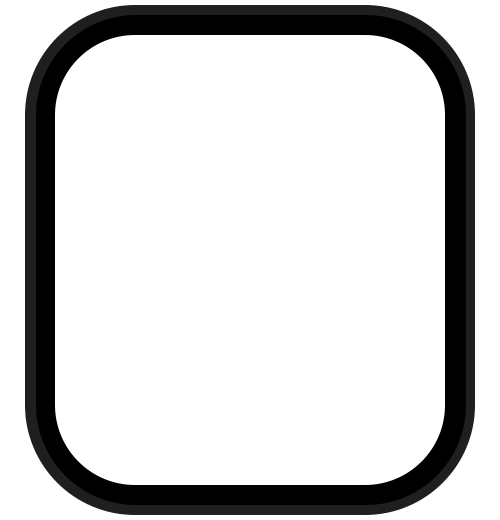
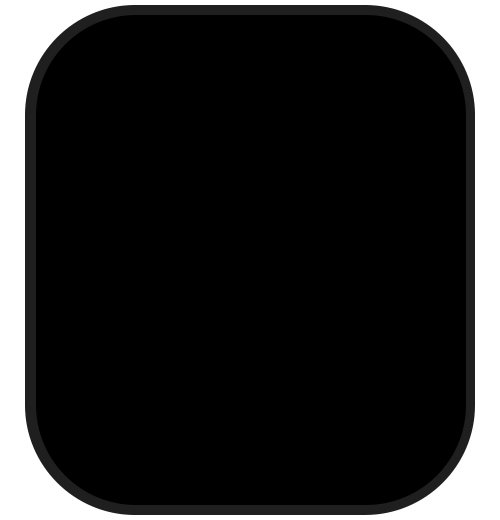
Comparing the layer stacks of the two 500×520 images. Changes:
painted on "Glass" (2nd of 2, in "组 1") over [404, 45, 425, 62]
hid "Background" (2nd of 2, in "组 1") over [55, 35, 445, 485]
